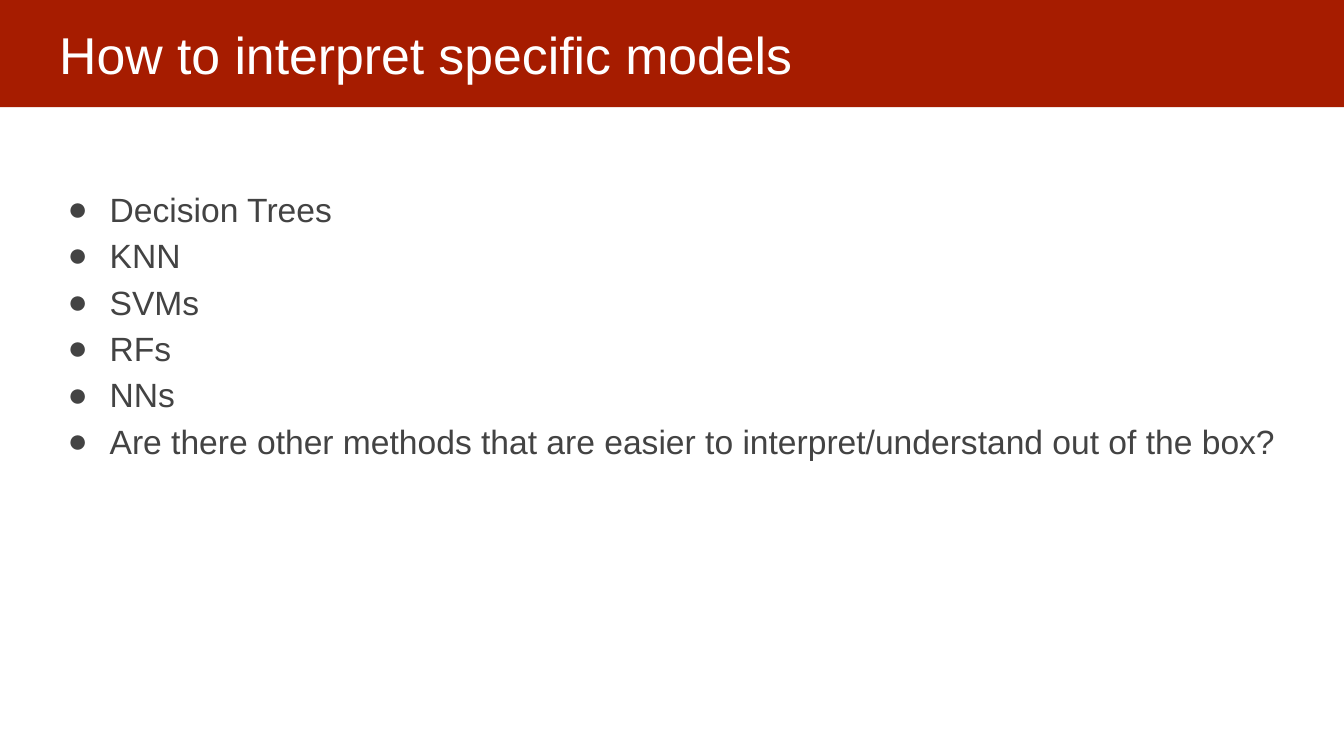
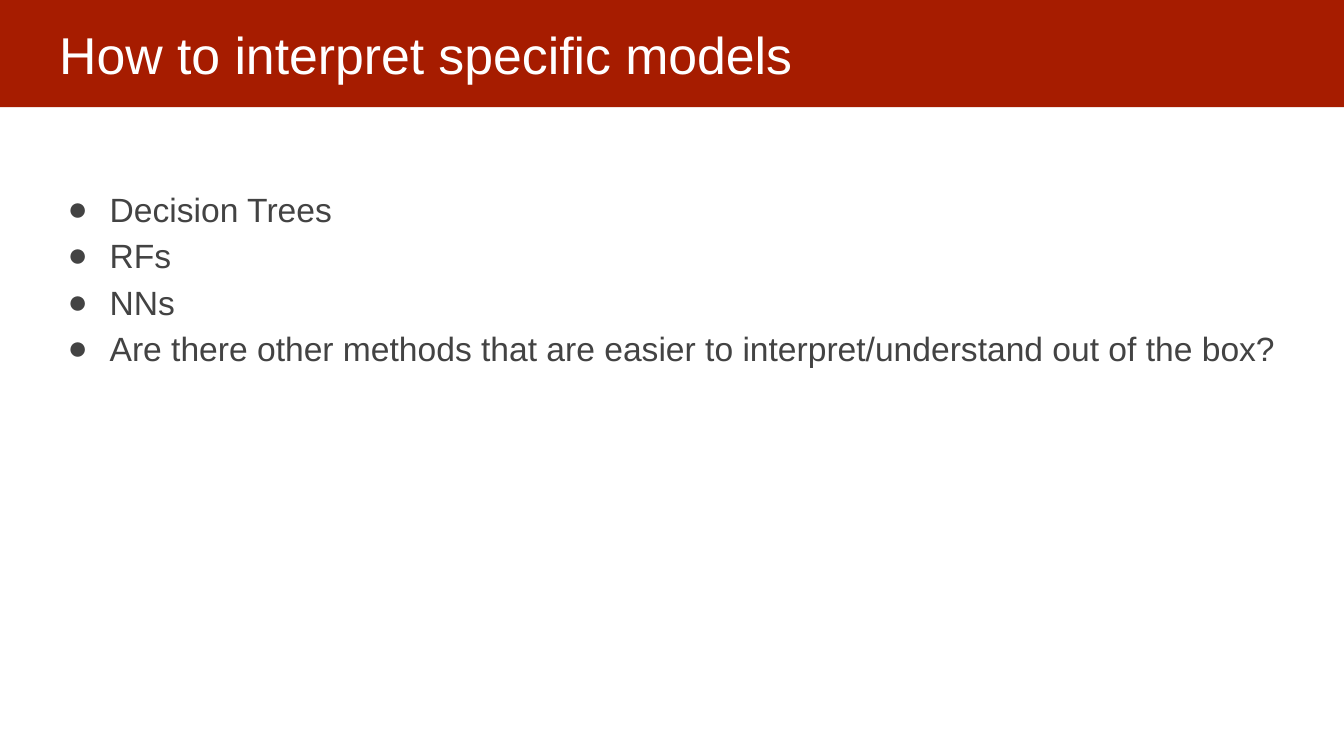
Before and after one commit to dssg/MLinPractice, a slide deck: slide 14 of Lectures/Lecture13-InterpretabilityOverview.pptx. Drawn at 1344x756 pixels with LibreOffice and Linux fonts; fonts in the diff are those of the drawing. Boxes give left, top, right and bottom in pixels: in the first picture for what was removed or moved away, otherwise in the second. Text is boxed around its words. In the diff, an @@ line names an element or a change of style, - is before the commit and + after.

```diff
--- a/Lectures/Lecture13-InterpretabilityOverview.pptx
+++ b/Lectures/Lecture13-InterpretabilityOverview.pptx
@@ text at (x1=110, y1=245, x2=200, y2=316): paragraphs removed @@
-● KNN
-● SVMs
```
Also in this commit, not shown: 2 other slides changed, 1 other file.
